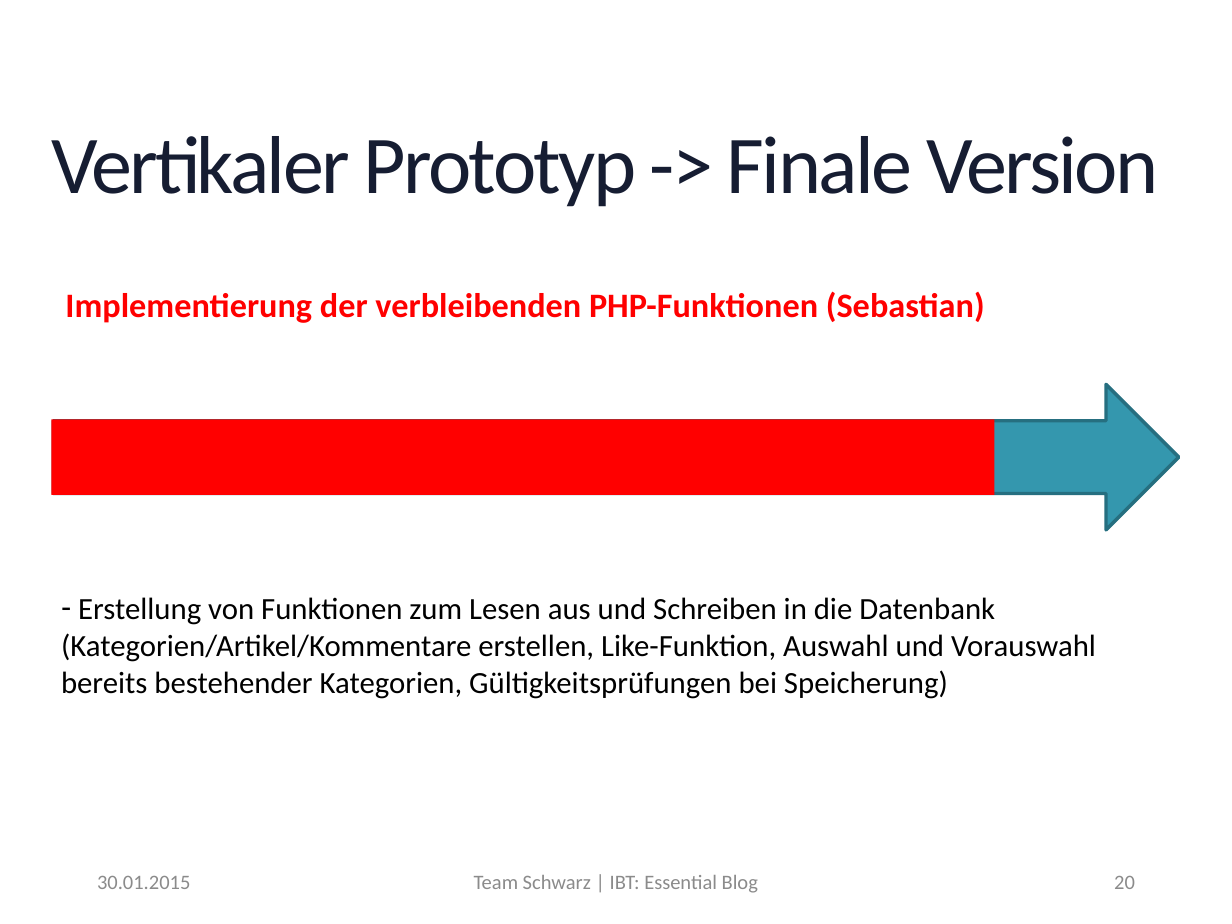
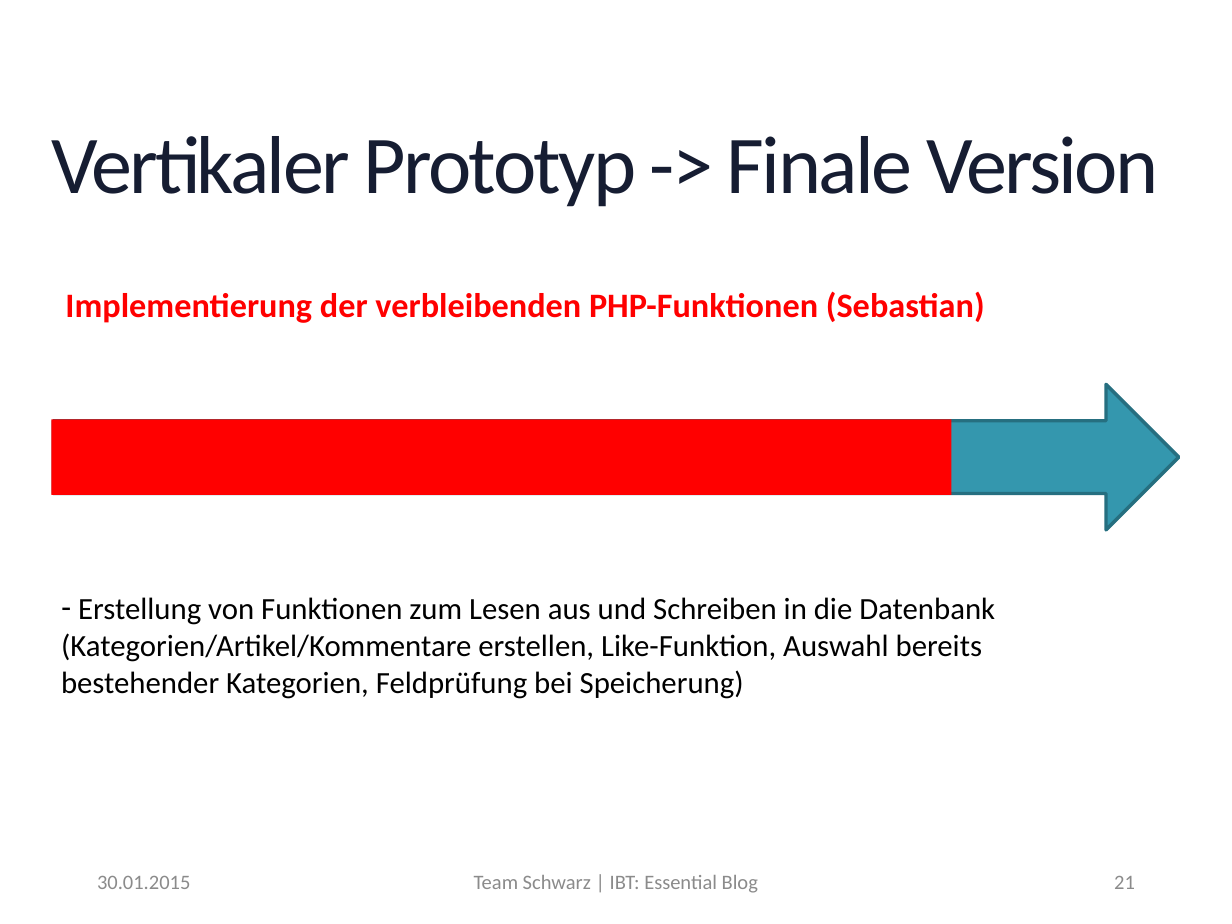
Before and after one commit to MrXXX92/EssentialBlog, a slide deck: slide 21 of Notizen/Präsentation_EssentialBlog.pptx (slide 20 before the commit). Drawn at 1232x924 pixels with LibreOffice and Linux fonts; fonts in the diff are those of the drawing; background and template pictures are left out. Boxes give left, top, right and bottom in pixels: in the first picture for what was removed or moved away, otherwise in the second. Text is boxed around its words. In the diff, an @@ line names an element or a change of style, - is before the commit and + after.

```diff
--- a/Notizen/Präsentation_EssentialBlog.pptx
+++ b/Notizen/Präsentation_EssentialBlog.pptx
@@ rectangle: place and size @@
-rectangle at (52,419,994,494)
+rectangle at (52,419,952,494)
@@ text at (61,597,995,699): text changed @@
-– Erstellung von Funktionen zum Lesen aus und Schreiben in die Datenbank (Kategorien/Artikel/Kommentare erstellen, Like-Funktion, Auswahl und Vorauswahl bereits bestehender Kategorien, Gültigkeitsprüfungen bei Speicherung)
+– Erstellung von Funktionen zum Lesen aus und Schreiben in die Datenbank (Kategorien/Artikel/Kommentare erstellen, Like-Funktion, Auswahl bereits bestehender Kategorien, Feldprüfung bei Speicherung)
@@ page number at (1114,876,1135,889): text changed @@
-20
+21
```
Also in this commit, not shown: 14 other slides changed.
